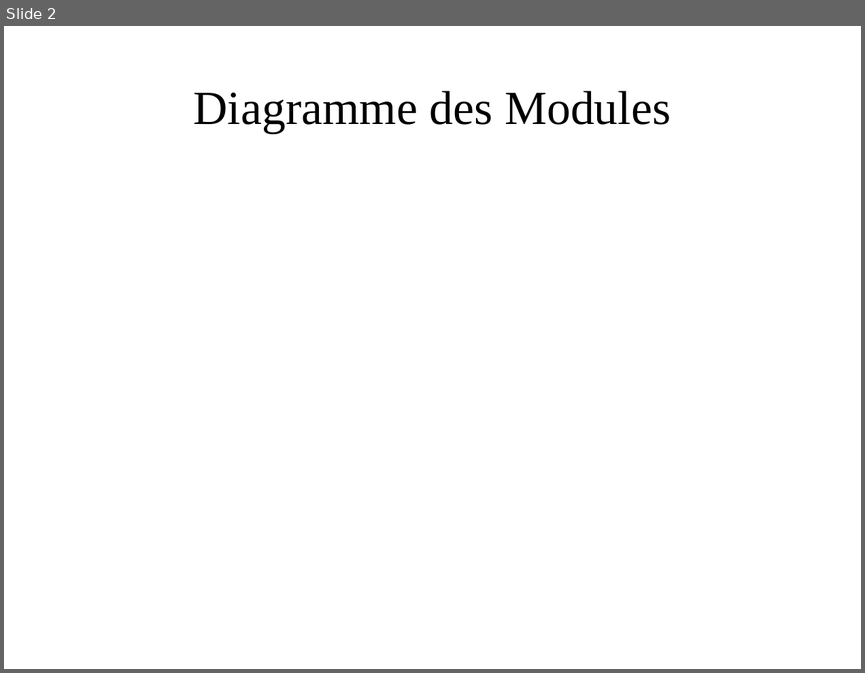
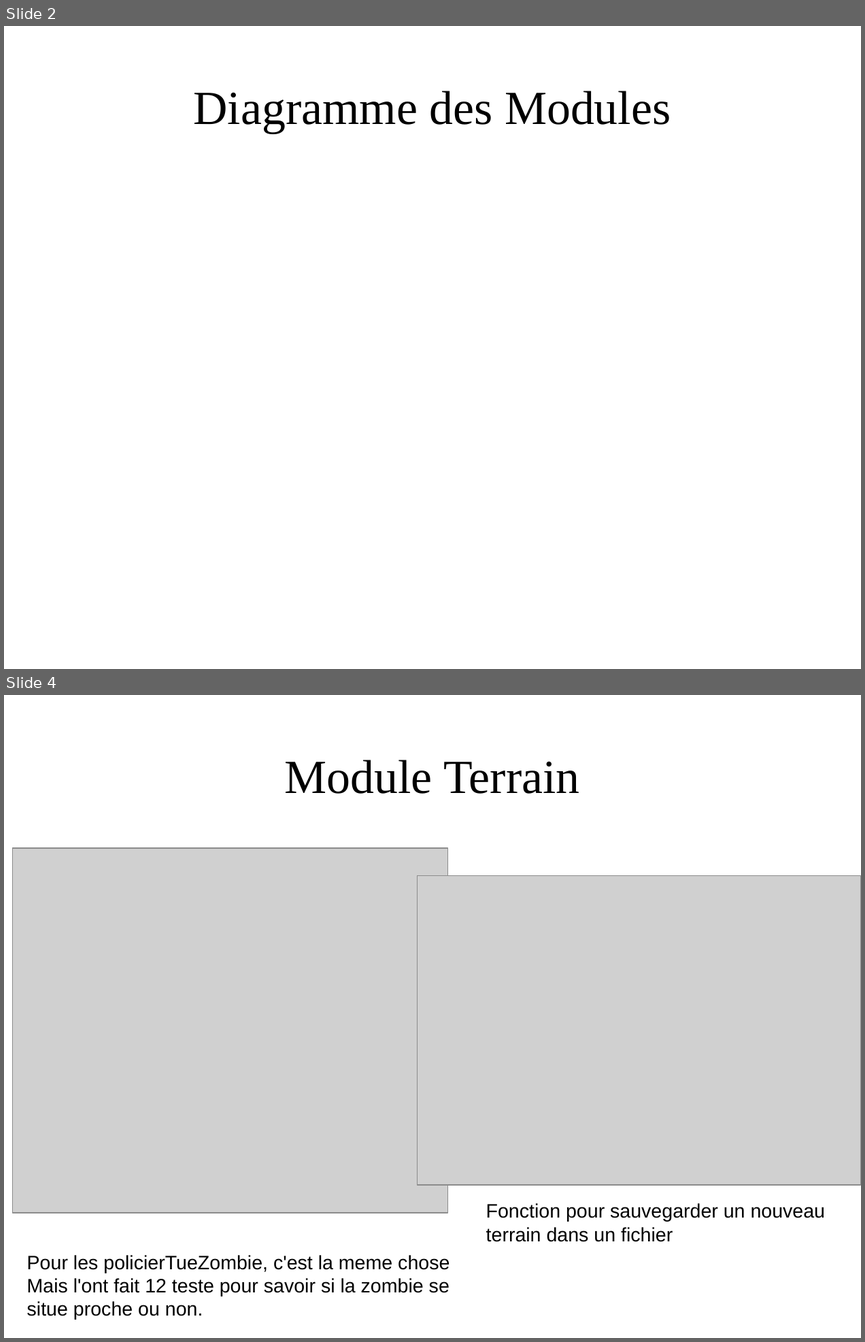
Before and after one commit to HijackHornet/Simulation-Zombies-Vs-Humains, a slide deck: doc/Présentation Projet LIF7.odp. Shown one above the other, each under a label of ours: slide 2 before the commit, slides 2 and 4 after it; the slides between them are not shown. The pictures are 865x673 and 865x1342 pixels, drawn with LibreOffice and Linux fonts; fonts in the diff are those of the drawing; grey boxes stand for pictures; background and template pictures are left out. Boxes give left, top, right and bottom in pixels: in the first picture for what was removed or moved away, otherwise in the second. Text is boxed around its words. In the diff, an @@ line names an element or a change of style, - is before the commit and + after.

```diff
--- a/doc/Présentation Projet LIF7.odp
+++ b/doc/Présentation Projet LIF7.odp
@@ slide 4 added at (4,695,861,1338), background picture (left out) @@
@@ title added at (285,760,579,794), 44 pt, text #000000 @@
+Module Terrain
@@ picture added at (13,848,448,1212) @@
@@ picture added at (417,875,861,1185) @@
@@ text added at (486,1203,825,1242), 18 pt, text #000000 @@
+Fonction pour sauvegarder un nouveau
+terrain dans un fichier
@@ text added at (27,1255,449,1319), 18 pt, text #000000 @@
+Pour les policierTueZombie, c'est la meme chose
+Mais l'ont fait 12 teste pour savoir si la zombie se
+situe proche ou non.
```
Also in this commit, not shown: 1 slide changed, 1 other slide added.
